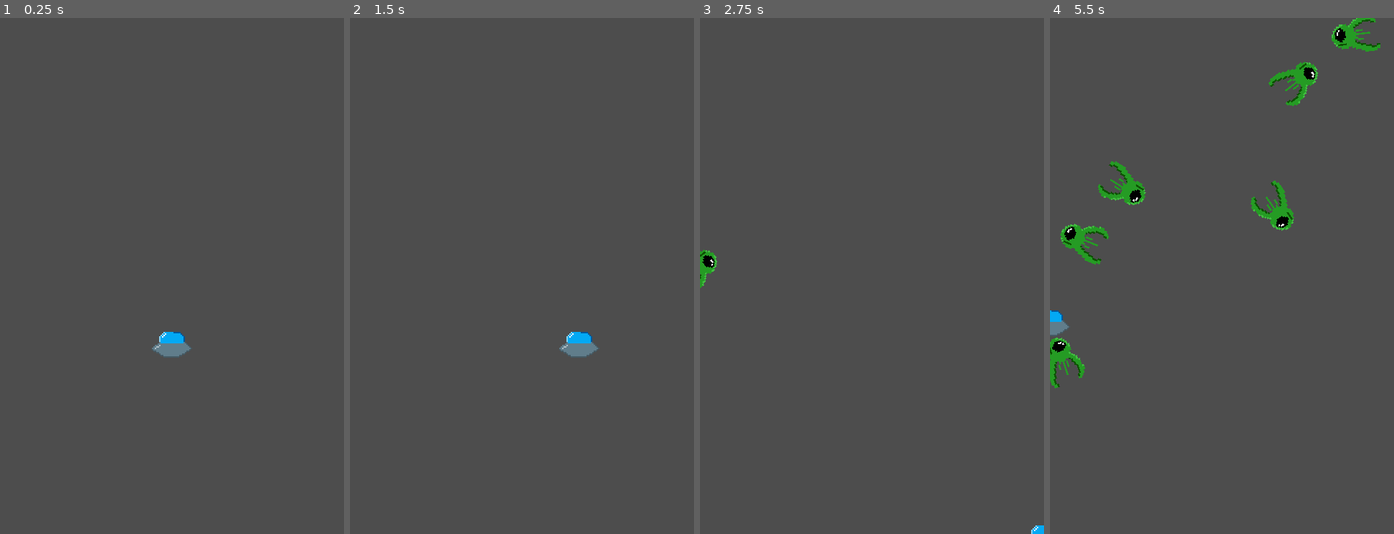
Above: before the commit, frames 1-4 (left to right).
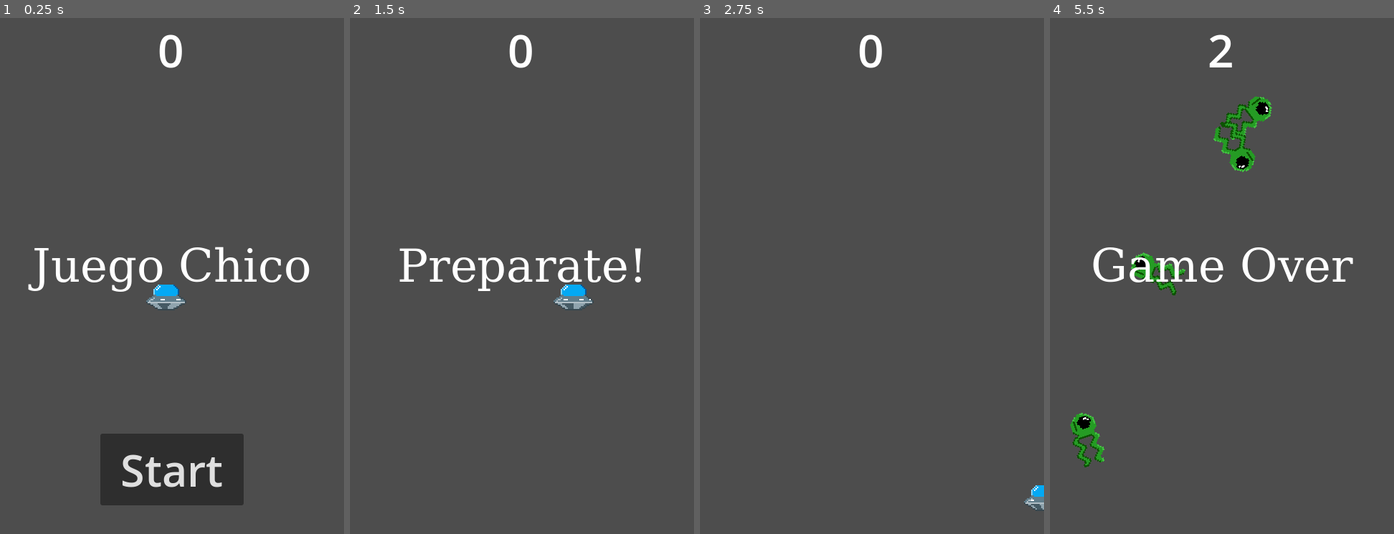
Above: after the commit, the same moments.

Repository: joseo3266/un_juego_pequeno
Game: Godot game, scene res://scenes/main_screen.tscn
Same seed, same stepped clock (60 frames per second), same inputs: the game is played once before the commit and once after it.
Inputs (mouse positions are in pixels of both pictures, inside the frame that each line leads up to):
- Up to frame 1 (0.25 s): no input
- Up to frame 2 (1.5 s): click (522, 472) at 0.5 s, where only the run after the commit has a clickable "Start"; tap Enter at 1.25 s; hold E (move_right) from 1.28 s (still down)
- Up to frame 3 (2.75 s): release E (move_right) at 2.03 s; hold O (move_down) from 2.03 s (still down)
- Up to frame 4 (5.5 s): release O (move_down) at 2.78 s; hold E (move_right) 2.78-3.53 s; hold , (move_up) 3.53-4.28 s; hold A (move_left) from 4.28 s (still down)

The runs differ from the first frame. In frame 1, 8.3% of the frame differs, in the area x 8-90%, y 3-95%; in frame 2, 2.4%; in frame 3, 0.7%; in frame 4, 6.4%.

Commit message:
HUD y Animaciones agregadas al juego

Diff:
--- a/scenes/enemy.tscn
+++ b/scenes/enemy.tscn
@@ -1,17 +1,70 @@
-[gd_scene load_steps=5 format=3 uid="uid://d3wnkcc5f0uw4"]
+[gd_scene load_steps=13 format=3 uid="uid://d3wnkcc5f0uw4"]
 
-[ext_resource type="Texture2D" uid="uid://l33xxtl5uc8a" path="res://assets/alien-0001.png" id="1_7p1mj"]
 [ext_resource type="Script" uid="uid://bdt4ouvh7k53u" path="res://scripts/enemy.gd" id="1_md0e3"]
+[ext_resource type="Texture2D" uid="uid://cbxn5ethuy6jg" path="res://assets/sprites/alien-v_1-0.png" id="2_md0e3"]
+
+[sub_resource type="AtlasTexture" id="AtlasTexture_4ra3w"]
+atlas = ExtResource("2_md0e3")
+region = Rect2(0, 0, 32, 32)
+
+[sub_resource type="AtlasTexture" id="AtlasTexture_5uy6h"]
+atlas = ExtResource("2_md0e3")
+region = Rect2(32, 0, 32, 32)
+
+[sub_resource type="AtlasTexture" id="AtlasTexture_c4w8v"]
+atlas = ExtResource("2_md0e3")
+region = Rect2(64, 0, 32, 32)
+
+[sub_resource type="AtlasTexture" id="AtlasTexture_xwavj"]
+atlas = ExtResource("2_md0e3")
+region = Rect2(96, 0, 32, 32)
+
+[sub_resource type="AtlasTexture" id="AtlasTexture_nenq2"]
+atlas = ExtResource("2_md0e3")
+region = Rect2(128, 0, 32, 32)
+
+[sub_resource type="AtlasTexture" id="AtlasTexture_md484"]
+atlas = ExtResource("2_md0e3")
+region = Rect2(160, 0, 32, 32)
+
+[sub_resource type="AtlasTexture" id="AtlasTexture_ipns3"]
+atlas = ExtResource("2_md0e3")
+region = Rect2(192, 0, 32, 32)
+
+[sub_resource type="AtlasTexture" id="AtlasTexture_8qclf"]
+atlas = ExtResource("2_md0e3")
+region = Rect2(224, 0, 32, 32)
 
 [sub_resource type="SpriteFrames" id="SpriteFrames_md0e3"]
 animations = [{
 "frames": [{
 "duration": 1.0,
-"texture": ExtResource("1_7p1mj")
+"texture": SubResource("AtlasTexture_4ra3w")
+}, {
+"duration": 1.0,
+"texture": SubResource("AtlasTexture_5uy6h")
+}, {
+"duration": 1.0,
+"texture": SubResource("AtlasTexture_c4w8v")
+}, {
+"duration": 1.0,
+"texture": SubResource("AtlasTexture_xwavj")
+}, {
+"duration": 1.0,
+"texture": SubResource("AtlasTexture_nenq2")
+}, {
+"duration": 1.0,
+"texture": SubResource("AtlasTexture_md484")
+}, {
+"duration": 1.0,
+"texture": SubResource("AtlasTexture_ipns3")
+}, {
+"duration": 1.0,
+"texture": SubResource("AtlasTexture_8qclf")
 }],
 "loop": true,
 "name": &"idle",
-"speed": 5.0
+"speed": 11.0
 }]
 
 [sub_resource type="CircleShape2D" id="CircleShape2D_7p1mj"]
@@ -31,6 +84,7 @@
 sprite_frames = SubResource("SpriteFrames_md0e3")
 animation = &"idle"
 autoplay = "idle"
+frame_progress = 0.36573592
 
 [node name="CollisionShape2D" type="CollisionShape2D" parent="."]
 position = Vector2(-25, -5)
--- /dev/null
+++ b/scenes/hud.tscn
@@ -0,0 +1,82 @@
+[gd_scene load_steps=4 format=3 uid="uid://bmjcvtwmlj3tj"]
+
+[ext_resource type="Script" uid="uid://cgnfc2t3ork8q" path="res://scripts/hud.gd" id="1_ahhtf"]
+
+[sub_resource type="FontFile" id="FontFile_oo0fn"]
+cache/0/16/0/ascent = 0.0
+cache/0/16/0/descent = 0.0
+cache/0/16/0/underline_position = 0.0
+cache/0/16/0/underline_thickness = 0.0
+cache/0/16/0/scale = 1.0
+cache/0/1/0/ascent = 0.0
+cache/0/1/0/descent = 0.0
+cache/0/1/0/underline_position = 0.0
+cache/0/1/0/underline_thickness = 0.0
+cache/0/1/0/scale = 1.0
+cache/0/64/0/ascent = 0.0
+cache/0/64/0/descent = 0.0
+cache/0/64/0/underline_position = 0.0
+cache/0/64/0/underline_thickness = 0.0
+cache/0/64/0/scale = 1.0
+
+[sub_resource type="Theme" id="Theme_ahhtf"]
+
+[node name="HUD" type="CanvasLayer"]
+script = ExtResource("1_ahhtf")
+
+[node name="ScoreLabel" type="Label" parent="."]
+texture_filter = 1
+anchors_preset = 5
+anchor_left = 0.5
+anchor_right = 0.5
+offset_left = -20.0
+offset_right = 20.0
+offset_bottom = 88.0
+grow_horizontal = 2
+size_flags_horizontal = 4
+theme_override_font_sizes/font_size = 64
+text = "0"
+
+[node name="Message" type="Label" parent="."]
+custom_minimum_size = Vector2(480, 0)
+anchors_preset = 8
+anchor_left = 0.5
+anchor_top = 0.5
+anchor_right = 0.5
+anchor_bottom = 0.5
+offset_left = -240.0
+offset_top = -43.5
+offset_right = 240.0
+offset_bottom = 43.5
+grow_horizontal = 2
+grow_vertical = 2
+size_flags_horizontal = 4
+theme_override_fonts/font = SubResource("FontFile_oo0fn")
+theme_override_font_sizes/font_size = 64
+text = "Juego Chico"
+horizontal_alignment = 1
+autowrap_mode = 2
+
+[node name="StartButton" type="Button" parent="."]
+custom_minimum_size = Vector2(200, 100)
+anchors_preset = 7
+anchor_left = 0.5
+anchor_top = 1.0
+anchor_right = 0.5
+anchor_bottom = 1.0
+offset_left = -100.0
+offset_top = -140.0
+offset_right = 100.0
+offset_bottom = -40.0
+grow_horizontal = 2
+grow_vertical = 0
+theme = SubResource("Theme_ahhtf")
+theme_override_font_sizes/font_size = 61
+text = "Start"
+
+[node name="MessageTimer" type="Timer" parent="."]
+wait_time = 2.0
+one_shot = true
+
+[connection signal="pressed" from="StartButton" to="." method="_on_start_button_pressed"]
+[connection signal="timeout" from="MessageTimer" to="." method="_on_message_timer_timeout"]
--- a/scenes/main_screen.tscn
+++ b/scenes/main_screen.tscn
@@ -1,8 +1,9 @@
-[gd_scene load_steps=5 format=3 uid="uid://cqf1nqiy6afmy"]
+[gd_scene load_steps=6 format=3 uid="uid://cqf1nqiy6afmy"]
 
 [ext_resource type="PackedScene" uid="uid://box8cgr2tyy1t" path="res://scenes/player.tscn" id="1_7fvvs"]
 [ext_resource type="Script" uid="uid://fbgsid2ctnkt" path="res://scripts/main_screen.gd" id="1_aum10"]
 [ext_resource type="PackedScene" uid="uid://d3wnkcc5f0uw4" path="res://scenes/enemy.tscn" id="2_lushf"]
+[ext_resource type="PackedScene" uid="uid://bmjcvtwmlj3tj" path="res://scenes/hud.tscn" id="4_lushf"]
 
 [sub_resource type="Curve2D" id="Curve2D_w87pm"]
 _data = {
@@ -15,10 +16,10 @@
 mob_scene = ExtResource("2_lushf")
 
 [node name="player" parent="." instance=ExtResource("1_7fvvs")]
-position = Vector2(240, 450)
+position = Vector2(232, 384)
 
 [node name="start_position" type="Marker2D" parent="."]
-position = Vector2(240, 450)
+position = Vector2(232, 384)
 
 [node name="mob_timer" type="Timer" parent="."]
 wait_time = 0.5
@@ -35,7 +36,10 @@
 
 [node name="mob_spawn_location" type="PathFollow2D" parent="mob_path"]
 
+[node name="HUD" parent="." instance=ExtResource("4_lushf")]
+
 [connection signal="hit" from="player" to="." method="game_over"]
 [connection signal="timeout" from="mob_timer" to="." method="_on_mob_timer_timeout"]
 [connection signal="timeout" from="score_timer" to="." method="_on_score_timer_timeout"]
 [connection signal="timeout" from="start_timer" to="." method="_on_start_timer_timeout"]
+[connection signal="start_game" from="HUD" to="." method="new_game"]
--- a/scenes/player.tscn
+++ b/scenes/player.tscn
@@ -1,17 +1,70 @@
-[gd_scene load_steps=5 format=3 uid="uid://box8cgr2tyy1t"]
+[gd_scene load_steps=13 format=3 uid="uid://box8cgr2tyy1t"]
 
-[ext_resource type="Texture2D" uid="uid://bygwx3ikmu2nv" path="res://assets/nave-0001.png" id="1_3vyb7"]
 [ext_resource type="Script" uid="uid://bpxsjllumhr6m" path="res://scripts/player.gd" id="1_g2els"]
+[ext_resource type="Texture2D" uid="uid://ccx1eplrnel5n" path="res://assets/sprites/nave-v_1_2.png" id="2_g2els"]
 
-[sub_resource type="SpriteFrames" id="SpriteFrames_g2els"]
+[sub_resource type="AtlasTexture" id="AtlasTexture_g2els"]
+atlas = ExtResource("2_g2els")
+region = Rect2(0, 0, 32, 32)
+
+[sub_resource type="AtlasTexture" id="AtlasTexture_qhqgy"]
+atlas = ExtResource("2_g2els")
+region = Rect2(32, 0, 32, 32)
+
+[sub_resource type="AtlasTexture" id="AtlasTexture_dqkch"]
+atlas = ExtResource("2_g2els")
+region = Rect2(64, 0, 32, 32)
+
+[sub_resource type="AtlasTexture" id="AtlasTexture_qlg0r"]
+atlas = ExtResource("2_g2els")
+region = Rect2(96, 0, 32, 32)
+
+[sub_resource type="AtlasTexture" id="AtlasTexture_tuyoq"]
+atlas = ExtResource("2_g2els")
+region = Rect2(128, 0, 32, 32)
+
+[sub_resource type="AtlasTexture" id="AtlasTexture_fjrip"]
+atlas = ExtResource("2_g2els")
+region = Rect2(160, 0, 32, 32)
+
+[sub_resource type="AtlasTexture" id="AtlasTexture_smehm"]
+atlas = ExtResource("2_g2els")
+region = Rect2(192, 0, 32, 32)
+
+[sub_resource type="AtlasTexture" id="AtlasTexture_ur7pv"]
+atlas = ExtResource("2_g2els")
+region = Rect2(224, 0, 32, 32)
+
+[sub_resource type="SpriteFrames" id="SpriteFrames_y4r1p"]
 animations = [{
 "frames": [{
 "duration": 1.0,
-"texture": ExtResource("1_3vyb7")
+"texture": SubResource("AtlasTexture_g2els")
+}, {
+"duration": 1.0,
+"texture": SubResource("AtlasTexture_qhqgy")
+}, {
+"duration": 1.0,
+"texture": SubResource("AtlasTexture_dqkch")
+}, {
+"duration": 1.0,
+"texture": SubResource("AtlasTexture_qlg0r")
+}, {
+"duration": 1.0,
+"texture": SubResource("AtlasTexture_tuyoq")
+}, {
+"duration": 1.0,
+"texture": SubResource("AtlasTexture_fjrip")
+}, {
+"duration": 1.0,
+"texture": SubResource("AtlasTexture_smehm")
+}, {
+"duration": 1.0,
+"texture": SubResource("AtlasTexture_ur7pv")
 }],
 "loop": true,
-"name": &"idle",
-"speed": 5.0
+"name": &"default",
+"speed": 12.0
 }]
 
 [sub_resource type="RectangleShape2D" id="RectangleShape2D_qhqgy"]
@@ -23,10 +76,12 @@
 [node name="AnimatedSprite2D" type="AnimatedSprite2D" parent="."]
 texture_filter = 1
 scale = Vector2(2, 2)
-sprite_frames = SubResource("SpriteFrames_g2els")
-animation = &"idle"
+sprite_frames = SubResource("SpriteFrames_y4r1p")
+autoplay = "default"
+frame_progress = 0.7414472
 
 [node name="CollisionShape2D" type="CollisionShape2D" parent="."]
+visible = false
 position = Vector2(0, 7)
 scale = Vector2(0.5, 0.5)
 shape = SubResource("RectangleShape2D_qhqgy")
--- /dev/null
+++ b/scripts/hud.gd
@@ -0,0 +1,39 @@
+extends CanvasLayer
+
+# Notificacion a main de que el boton se presiono.
+signal start_game
+
+func show_message(text):
+	$Message.text = text
+	$Message.show()
+	$MessageTimer.start()
+	print(text)
+
+
+func show_game_over():
+	show_message("Game Over")
+	await $MessageTimer.timeout
+
+	$Message.text = "Juego chico"
+	$Message.show()
+
+	await get_tree().create_timer(1.0).timeout
+	$StartButton.show()
+
+func _ready() -> void:
+	pass
+
+# Called every frame. 'delta' is the elapsed time since the previous frame.
+func _process(delta: float) -> void:
+	pass
+
+func update_score(score):
+	$ScoreLabel.text = str(score)
+
+func _on_start_button_pressed() -> void:
+	print("Presionado")
+	$StartButton.hide()
+	start_game.emit()
+
+func _on_message_timer_timeout():
+	$Message.hide()
--- a/scripts/main_screen.gd
+++ b/scripts/main_screen.gd
@@ -5,7 +5,7 @@
 var score
 
 func _ready() -> void:
-	new_game()
+	pass
 
 
 # Called every frame. 'delta' is the elapsed time since the previous frame.
@@ -15,11 +15,14 @@
 func game_over():
 	$score_timer.stop()
 	$mob_timer.stop()
+	$HUD.show_game_over()
 
 func new_game():
 	score = 0
 	$player.start($start_position.position)
 	$start_timer.start()
+	$HUD.update_score(score)
+	$HUD.show_message("Preparate!")
 
 
 func _on_mob_timer_timeout() -> void:
@@ -47,9 +50,12 @@
 	# Spawn the mob by adding it to the Main scene.
 	add_child(mob)
 
+	$HUD.update_score(score)
+
 
 func _on_score_timer_timeout() -> void:
 	score += 1
+	$HUD.update_score(score)
 
 
 func _on_start_timer_timeout() -> void:
--- a/scripts/player.gd
+++ b/scripts/player.gd
@@ -24,9 +24,6 @@
 
 	if velocity.length() > 0:
 		velocity = velocity.normalized() * speed
-		$AnimatedSprite2D.play()
-	else:
-		$AnimatedSprite2D.stop()
 
 #	limitado a pantalla
 	position += velocity * delta
Not shown, added: assets/sprites/alien-v_1-0.png.import
Not shown, added: assets/sprites/nave-v_1_2.png.import
Not shown, added: scripts/hud.gd.uid
